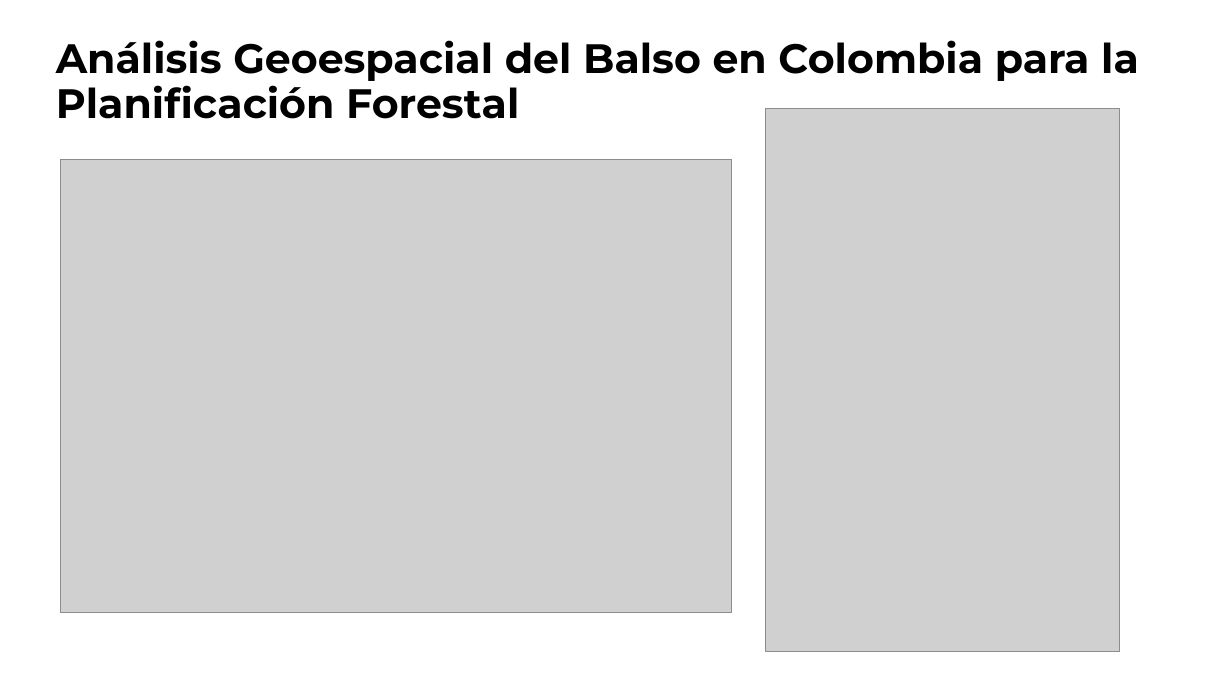
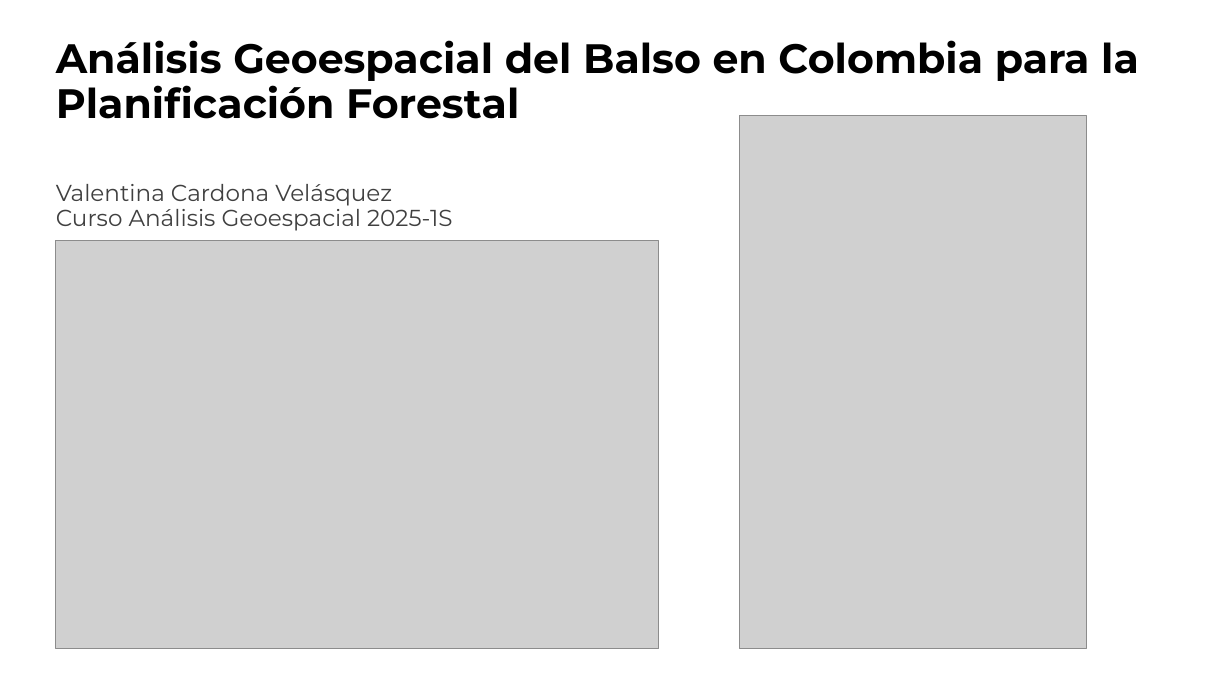
Before and after one commit to ValentinaCardona/GeoAnalysis_2025, a slide deck: slide 1 of Project.pptx. Drawn at 1232x693 pixels with LibreOffice and Linux fonts; fonts in the diff are those of the drawing; grey boxes stand for pictures. Boxes give left, top, right and bottom in pixels: in the first picture for what was removed or moved away, otherwise in the second. Text is boxed around its words. In the diff, an @@ line names an element or a change of style, - is before the commit and + after.

```diff
--- a/Project.pptx
+++ b/Project.pptx
@@ picture: place and size @@
-picture at bbox=[766, 108, 1120, 652]
+picture at bbox=[739, 116, 1086, 649]
@@ text added at bbox=[56, 184, 452, 231], 18 pt, text #404040 @@
+Valentina Cardona Velásquez
+Curso Análisis Geoespacial 2025-1S
@@ picture: place and size @@
-picture at bbox=[60, 159, 731, 613]
+picture at bbox=[55, 241, 659, 649]
```
Also in this commit, not shown: 1 other slide changed, 2 other files.
